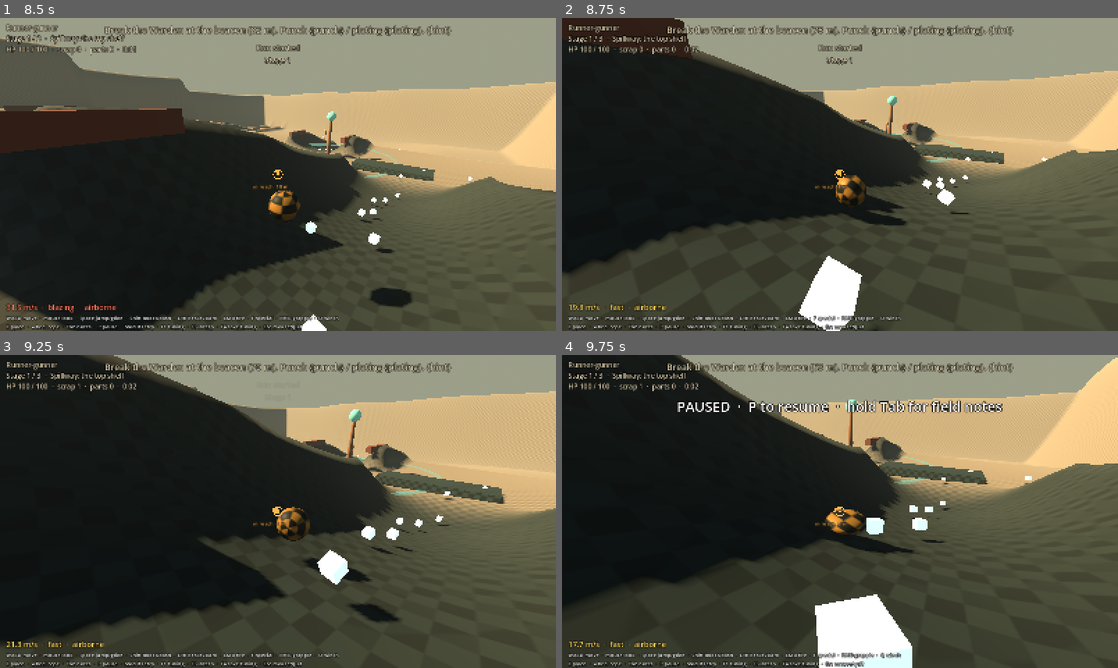
Above: before the commit, frames 1-4 (two rows, left to right).
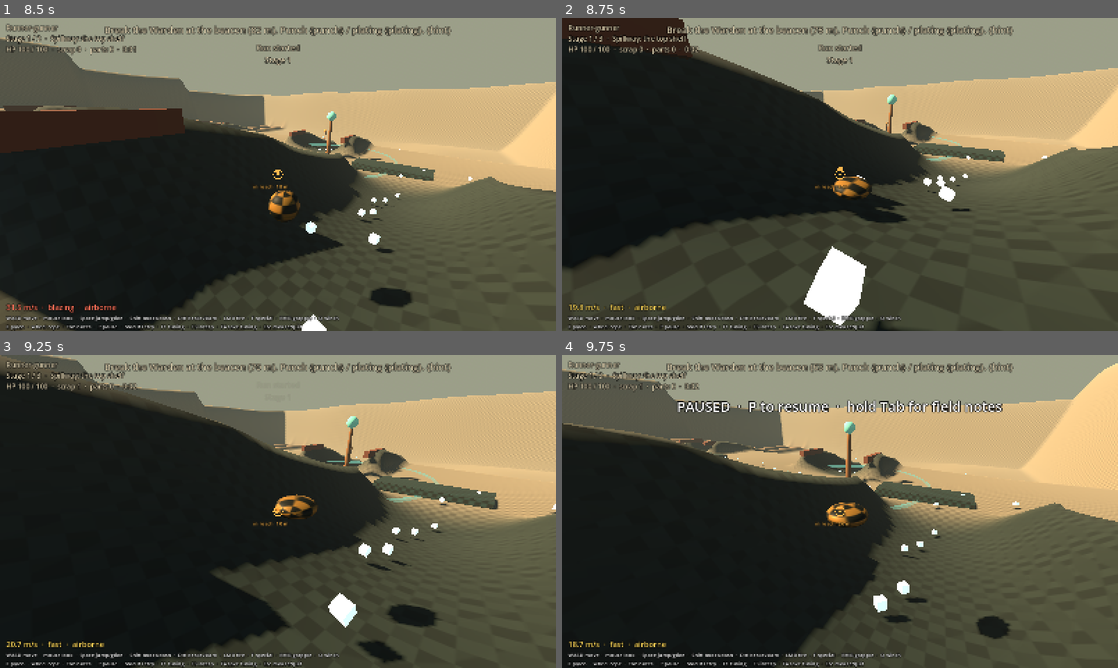
Above: after the commit, the same moments.

Repository: bananahana720/scrapkeep
Game: Godot game, scene res://main.tscn
Same seed, same stepped clock (60 frames per second), same inputs: the game is played once before the commit and once after it.
Inputs (mouse positions are in pixels of both pictures, inside the frame that each line leads up to):
- Up to frame 1 (8.5 s): tap Enter at 0.5, 2, 3.5, 5.1 s; move the mouse to (400, 158) at 0.52 s; hold D (cl_right) 0.53-1.25 s; tap Shift (cl_boost) at 0.6 s; click (400, 158) at 0.67 s; tap Space (cl_jump) at 0.77, 1.25, 2.75, 3.77, 4.25, 6.77, 7.52 s; drag from (166, 190) to (250, 237) at 1.27 s; move the mouse to (333, 105) at 2.02 s; hold D (cl_right) 2.03-2.75 s; tap E (cl_mount) at 2.1 s; drag from (250, 237) to (111, 127) at 2.77 s; move the mouse to (444, 221) at 3.52 s; hold A (cl_left) 3.53-4.25 s; tap F (cl_special) at 3.6 s; drag from (111, 127) to (194, 96) at 4.27 s; move the mouse to (305, 174) at 5.02 s; hold S (cl_back) 5.03-5.75 s; click (305, 174) at 5.17 s; drag from (194, 96) to (166, 190) at 5.77 s; move the mouse to (400, 158) at 6.52 s; hold W (cl_forward) from 6.53 s (still down); tap 2 at 6.6 s; move the mouse to (250, 174) at 7.27 s; tap N at 7.35 s; click (250, 174) at 7.42 s; move the mouse to (289, 168) at 8.02 s; tap C at 8.1 s
- Up to frame 2 (8.75 s): keep holding W (cl_forward)
- Up to frame 3 (9.25 s): move the mouse to (272, 517) at 8.77 s; release W (cl_forward) at 8.78 s; hold A (cl_left) from 8.78 s (still down); tap Tab at 8.85 s; tap Space (cl_jump) at 9.02 s
- Up to frame 4 (9.75 s): move the mouse to (878, 514) at 9.52 s; release A (cl_left) at 9.53 s; hold W (cl_forward) from 9.53 s (still down); tap P at 9.6 s; click (878, 514) at 9.67 s

Frame 1 is identical in both runs. In frame 2, 2.9% of the frame differs, in the area x 0-100%, y 0-100%; in frame 3, 19%; in frame 4, 38%.

Commit message:
core-loop spine: cast the ground probe world-down, not with the spin
The v2 ground probe was a plain child of the rolling RigidBody, so its cast
turned with the ball: rolling on flat ground it read grounded on 135 of 360
ticks (38 percent). Drive scale, rolling resistance, air control and jump
coyote all followed the spin phase, and repeat drives from rest to 90 percent
of cruise took 191 to 266 ticks. The probe is now top-level and placed at the
ball centre each step: 360 of 360 ticks grounded, and four repeat drives all
take 109 ticks. This changes the feel Andrew approved, so an F1 toggle,
Legacy spin probe (v2), brings the old behaviour back for comparison.

Co-Authored-By: Claude Opus 5.5 (1M context) <noreply@anthropic.com>

Diff:
--- a/sketches/core-loop/src/movement/ball_rules.gd
+++ b/sketches/core-loop/src/movement/ball_rules.gd
@@ -19,6 +19,10 @@
 	probe.set_collision_mask_value(1, true)
 	probe.set_collision_mask_value(3, true)
 	probe.add_exception(owner_body)
+	# The cast must point at the world's down, not the ball's: as a plain child of the
+	# rolling body it turned with the spin and found the ground on only 38% of ticks
+	# rolling on flat ground. The owner places it every step instead.
+	probe.top_level = true
 	return probe
 
 
--- a/sketches/core-loop/src/movement/rigid_ball.gd
+++ b/sketches/core-loop/src/movement/rigid_ball.gd
@@ -107,6 +107,11 @@
 	var delta := body_state.step
 	gravity_scale = tuning.f("gravity") / 9.8
 	state.velocity = body_state.linear_velocity
+	var origin := body_state.transform.origin
+	if tuning.on("legacy_spin_probe"):
+		_probe.global_transform = body_state.transform
+	else:
+		_probe.global_transform = Transform3D(Basis.IDENTITY, origin)
 	Rules.probe_ground(_probe, state)
 
 	var wish := Vector3.ZERO
--- a/sketches/core-loop/src/movement/tuning.gd
+++ b/sketches/core-loop/src/movement/tuning.gd
@@ -30,6 +30,9 @@
 	{"key": "slingshot_keep", "label": "Slingshot keep", "min": 0.0, "max": 1.5, "step": 0.05, "value": 0.85},
 	{"key": "slingshot_boost", "label": "Slingshot boost", "min": 0.0, "max": 20.0, "step": 0.5, "value": 6.0},
 	{"key": "split_dash_cooldown", "label": "Split dash cooldown", "min": 0.0, "max": 1.0, "step": 1.0, "value": 0.0, "toggle": true},
+	# v2's ground probe turned with the ball, so "grounded" flickered with the spin.
+	# Off is the fix; on brings the v2 feel back for a side-by-side comparison.
+	{"key": "legacy_spin_probe", "label": "Legacy spin probe (v2)", "min": 0.0, "max": 1.0, "step": 1.0, "value": 0.0, "toggle": true},
 ]
 
 const BRAKE_RESISTANCE := 4.0
